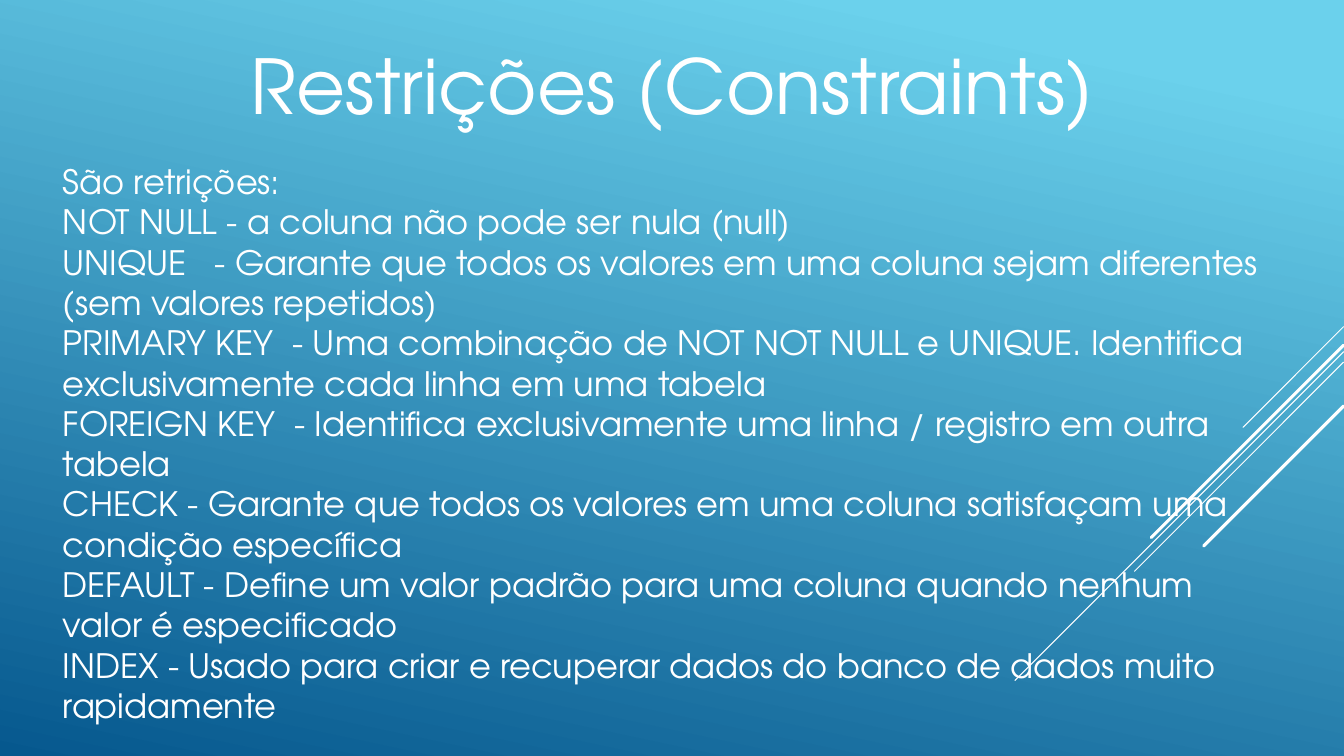
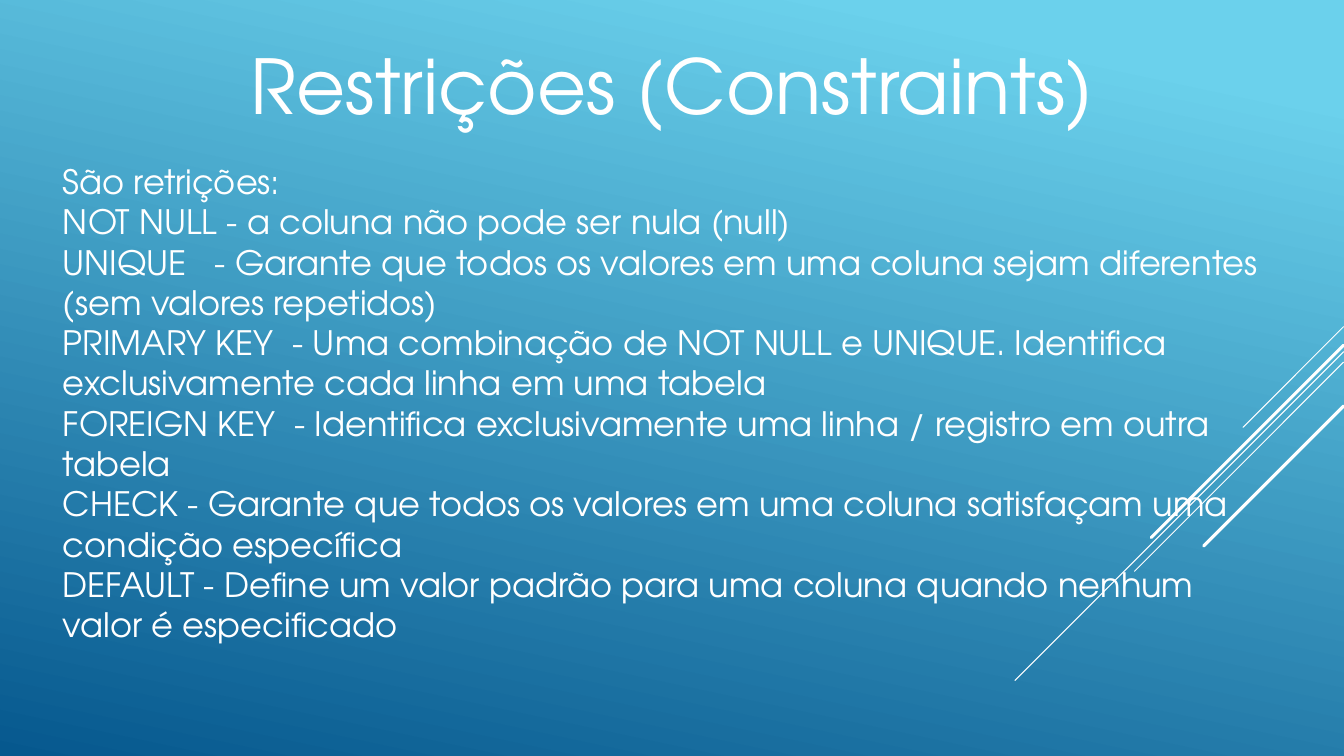
Before and after one commit to andreneves/BDII, a slide deck: slide 4 of BDIIA04.pptx. Drawn at 1344x756 pixels with LibreOffice and Linux fonts; fonts in the diff are those of the drawing. Boxes give left, top, right and bottom in pixels: in the first picture for what was removed or moved away, otherwise in the second. Text is boxed around its words. In the diff, an @@ line names an element or a change of style, - is before the commit and + after.

Commit message:
up

```diff
--- a/BDIIA04.pptx
+++ b/BDIIA04.pptx
@@ text at (x1=63, y1=320, x2=1167, y2=412): text changed @@
-PRIMARY KEY - Uma combinação de NOT NOT NULL e UNIQUE. Identifica exclusivamente cada linha em uma tabela
+PRIMARY KEY - Uma combinação de NOT NULL e UNIQUE. Identifica exclusivamente cada linha em uma tabela
@@ text at (x1=63, y1=643, x2=1215, y2=725): paragraph removed @@
-INDEX - Usado para criar e recuperar dados do banco de dados muito rapidamente
```
Also in this commit, not shown: 1 slide removed.
